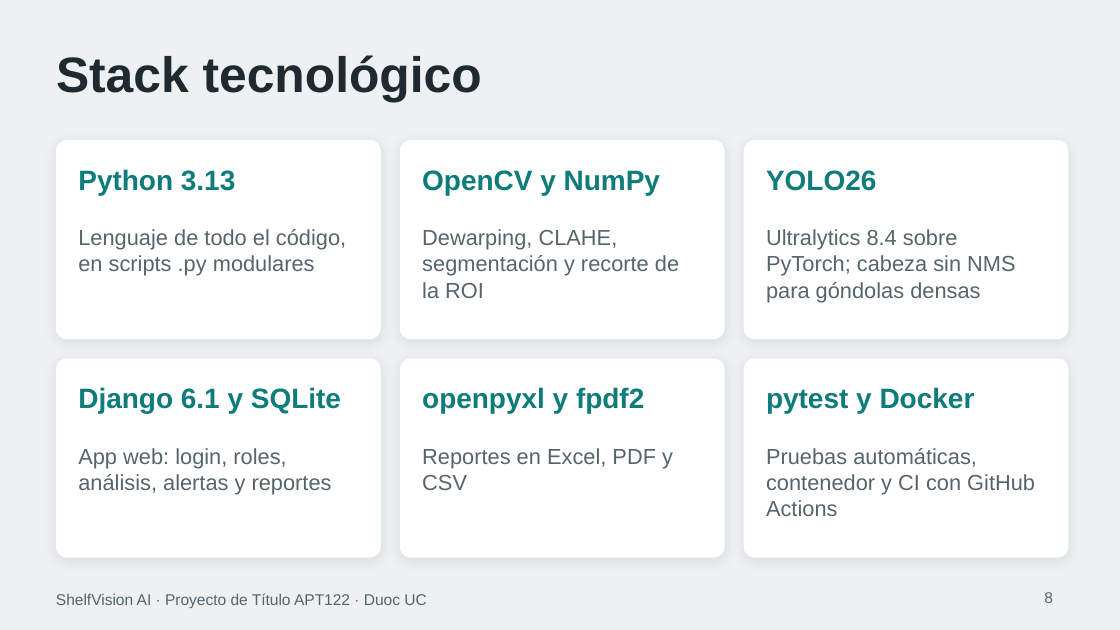
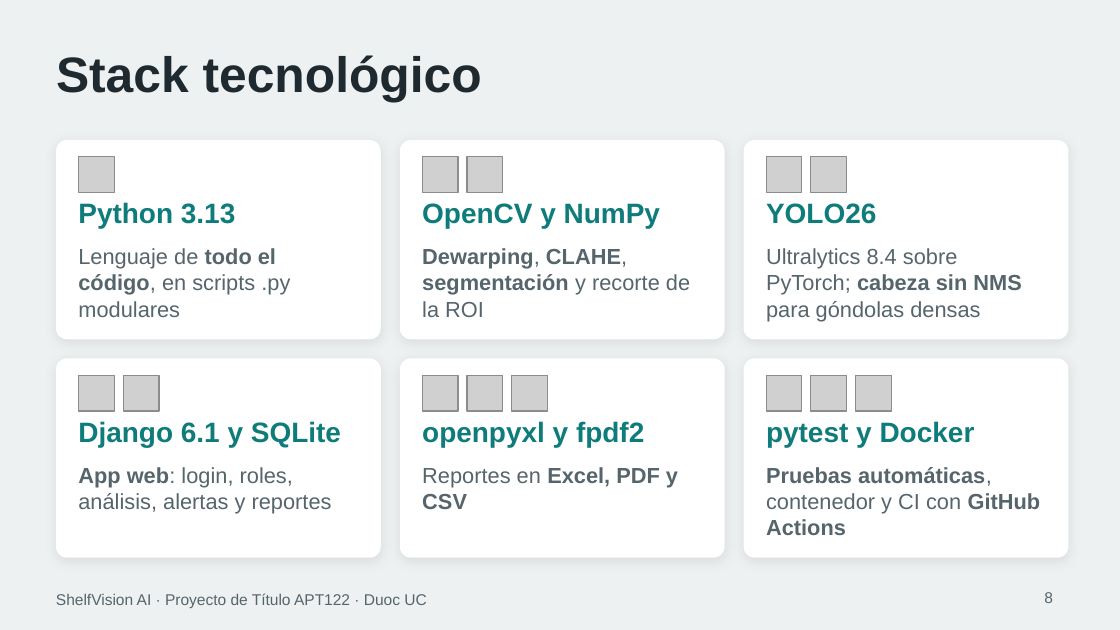
Before and after one commit to marcianabun/capstone, a slide deck: slide 8 of Fase 2/Evidencias Proyecto/Presentación Proyecto.pptx. Drawn at 1120x630 pixels with LibreOffice and Linux fonts; fonts in the diff are those of the drawing; grey boxes stand for pictures. Boxes give left, top, right and bottom in pixels: in the first picture for what was removed or moved away, otherwise in the second. Text is boxed around its words. In the diff, an @@ line names an element or a change of style, - is before the commit and + after.

```diff
--- a/Fase 2/Evidencias Proyecto/Presentación Proyecto.pptx
+++ b/Fase 2/Evidencias Proyecto/Presentación Proyecto.pptx
@@ picture added at <box>78,157,114,193</box> @@
@@ picture added at <box>422,157,458,193</box> @@
@@ picture added at <box>467,157,503,193</box> @@
@@ picture added at <box>766,157,802,193</box> @@
@@ picture added at <box>811,157,847,193</box> @@
@@ text "Lenguaje de todo el código, ...": place and size @@
-text "Lenguaje de todo el código, ..." at <box>78,229,346,276</box>
+text "Lenguaje de todo el código, ..." at <box>78,248,290,317</box>
@@ text "Lenguaje de todo el código, ..." at <box>78,248,290,317</box>: bold on in "todo el código," @@
@@ text "Dewarping, CLAHE, segmentación y recorte ...": place and size @@
-text "Dewarping, CLAHE, segmentación y recorte ..." at <box>422,229,679,298</box>
+text "Dewarping, CLAHE, segmentación y recorte ..." at <box>422,248,690,317</box>
@@ text "Dewarping, CLAHE, segmentación y recorte ..." at <box>422,248,690,317</box>: bold on in "Dewarping, CLAHE, segmentación" @@
@@ text "Ultralytics 8.4 sobre PyTorch; cabeza ...": place and size @@
-text "Ultralytics 8.4 sobre PyTorch; cabeza ..." at <box>766,229,1015,302</box>
+text "Ultralytics 8.4 sobre PyTorch; cabeza ..." at <box>766,248,1021,321</box>
@@ text "Ultralytics 8.4 sobre PyTorch; cabeza ..." at <box>766,248,1021,321</box>: bold on in "cabeza sin NMS" @@
@@ picture added at <box>78,375,114,411</box> @@
@@ picture added at <box>123,375,159,411</box> @@
@@ picture added at <box>422,375,458,411</box> @@
@@ picture added at <box>467,375,503,411</box> @@
@@ picture added at <box>512,375,548,411</box> @@
@@ picture added at <box>766,375,802,411</box> @@
@@ picture added at <box>811,375,847,411</box> @@
@@ picture added at <box>856,375,892,411</box> @@
@@ 6 texts: place and size @@
-6 texts at <box>78,169,975,413</box>
+6 texts at <box>78,202,975,447</box>
@@ text "App web: login, roles, análisis, ...": place and size @@
-text "App web: login, roles, análisis, ..." at <box>78,448,332,495</box>
+text "App web: login, roles, análisis, ..." at <box>78,467,332,514</box>
@@ text "App web: login, roles, análisis, ..." at <box>78,467,332,514</box>: bold on in "App web:" @@
@@ text "Reportes en Excel, PDF y ...": place and size @@
-text "Reportes en Excel, PDF y ..." at <box>422,448,673,490</box>
+text "Reportes en Excel, PDF y ..." at <box>422,467,678,509</box>
@@ text "Reportes en Excel, PDF y ..." at <box>422,467,678,509</box>: bold on in "Excel, PDF y CSV" @@
@@ text "Pruebas automáticas, contenedor y CI ...": place and size @@
-text "Pruebas automáticas, contenedor y CI ..." at <box>766,448,1035,516</box>
+text "Pruebas automáticas, contenedor y CI ..." at <box>766,467,1041,535</box>
@@ text "Pruebas automáticas, contenedor y CI ..." at <box>766,467,1041,535</box>: bold on in "Pruebas automáticas, GitHub Actions" @@
```
Also in this commit, not shown: 8 other slides changed, 1 slide added, 4 other files.
